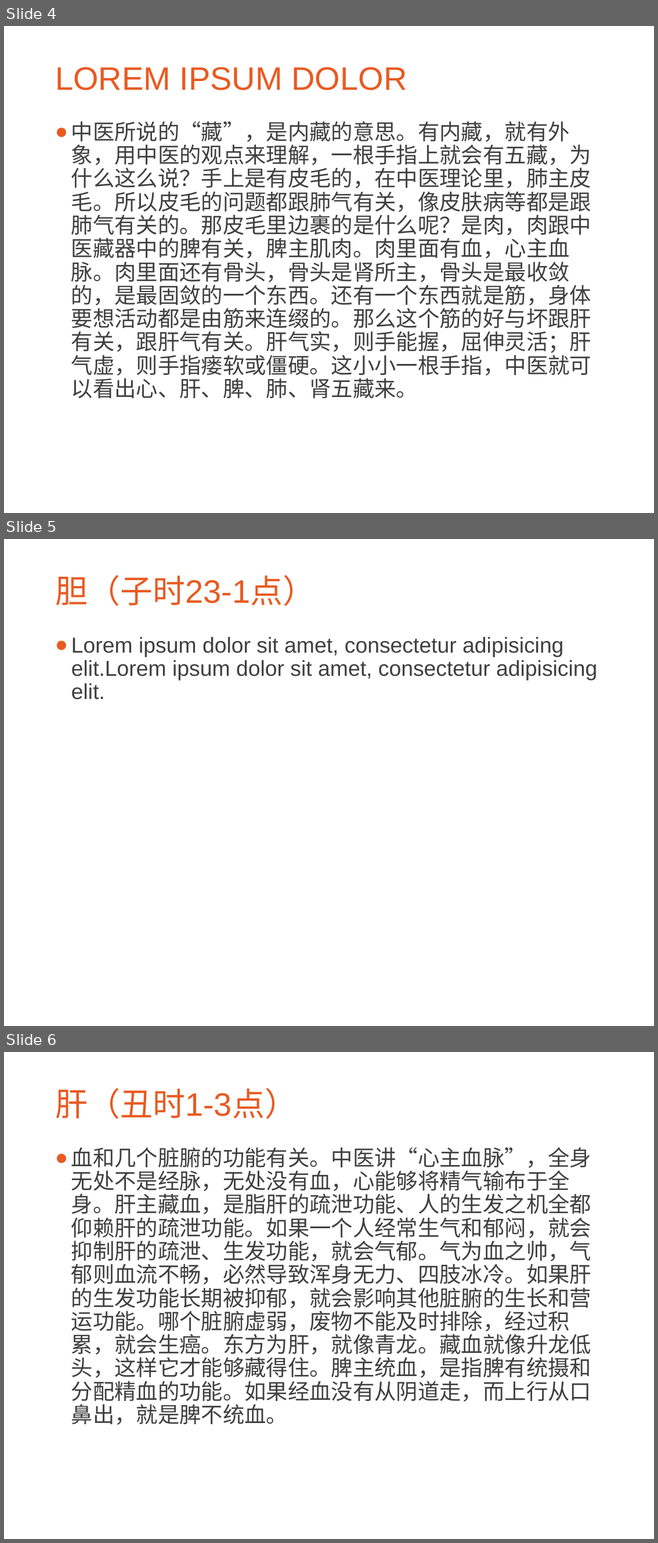
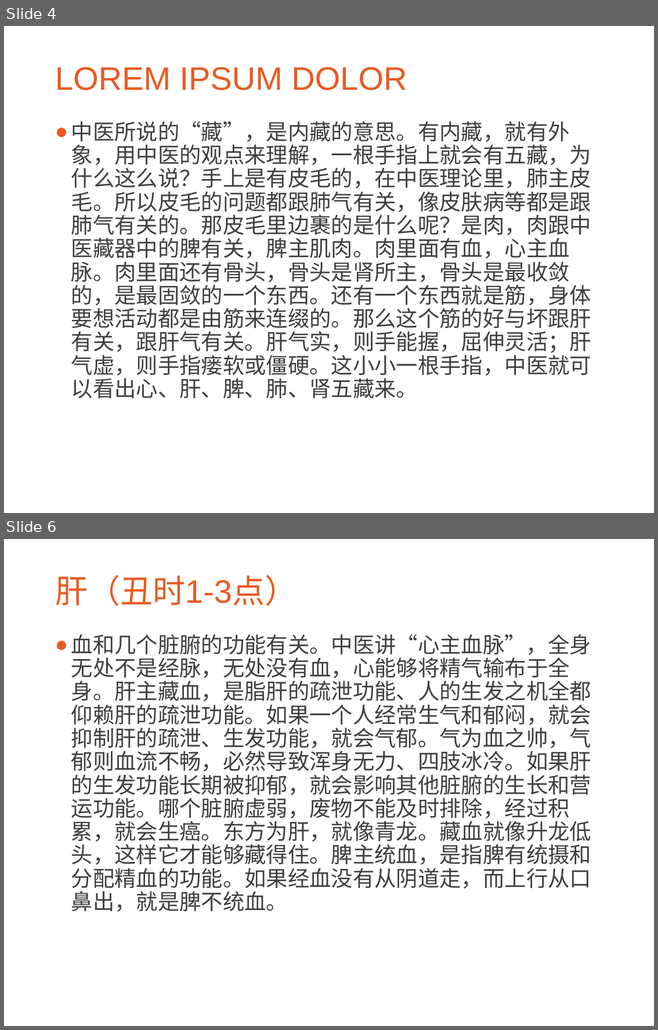
Before and after one commit to CatMan1994/file, a slide deck: 中医与养生分享会/中医与养生.ppt. Shown one above the other, each under a label of ours: slides 4, 5 and 6 before the commit, slides 4 and 6 after it; the slides between them are not shown. The pictures are 658x1543 and 658x1030 pixels, drawn with LibreOffice and Linux fonts; fonts in the diff are those of the drawing; background and template pictures are left out. Boxes give left, top, right and bottom in pixels: in the first picture for what was removed or moved away, otherwise in the second. Text is boxed around its words. In the diff, an @@ line names an element or a change of style, - is before the commit and + after.

```diff
--- a/中医与养生分享会/中医与养生.ppt
+++ b/中医与养生分享会/中医与养生.ppt
@@ slide 5 removed at [4, 539, 654, 1026], background picture (left out) @@
@@ title removed at [55, 575, 315, 606] @@
-胆（子时23-1点）
@@ text removed at [71, 637, 597, 700] @@
-● Lorem ipsum dolor sit amet, consectetur adipisicing elit.Lorem ipsum dolor sit amet, consectetur adipisicing elit.
```
Also in this commit, not shown: 2 slides changed, 6 slides added, 4 other slides removed.
